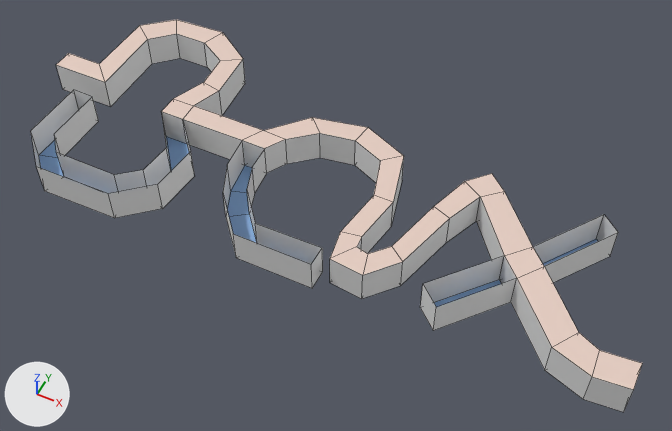
The FBX model Assets/Models/baxtext.fbx: old version first, new version second.
One viewpoint serves both versions: a 50 mm lens placed at (0.1003, -0.1472, 0.1923), pointed at (0.0208, 0.0119, -0.0065). Every picture has the same lights, and +X, +Y and +Z are marked at lower left. Mesh edges are drawn as thin lines. Where no turn or scale is listed for an object, it has been applied to the vertices.

The older version as bpy lines, for what is in view:
```python
me_bax_text = bpy.data.meshes.new('bax-text')
me_bax_text.from_pydata(...)  # 156 vertices, 144 faces; spans x -0.088..0.103, y -0.03..0.046, z -0.003..0.008
# faces by material slot: [38, 80, 26]
me_bax_text.materials.append(mat_titlebottom)  # blue #8db6e7
me_bax_text.materials.append(mat_titleside)  # white #e7e7e7
me_bax_text.materials.append(mat_titletop)  # white #e7cec3
ob_bax_text = bpy.data.objects.new('bax-text', me_bax_text)
ob_bax_text.location = (0.0082, 0.0097, 0.0)
```
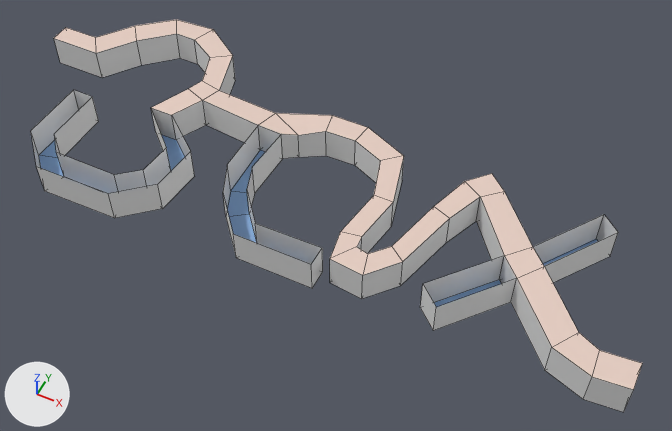
The newer file is also turned or shifted as a whole; pictures and numbers use the older file's frame.

Boxes (x1, y1, x2, y2) around the edits, measured in the pictures (672 x 431 px; the box of a moved part takes in the faces that stretch with it):
part 1 of me_bax_text, moved or reshaped
    before: (56, 19, 368, 192)
    after: (54, 19, 368, 193)

The change in detail:
me_bax_text is used by ob_bax_text; location (0.0082, 0.0097, 0.0).
me_bax_text had 156 vertices, 144 faces and spanned x -0.088..0.103, y -0.03..0.046, z -0.003..0.008.
me_bax_text now has 156 vertices, 145 faces and spans x -0.097..0.103, y -0.03..0.046, z -0.003..0.008.
Part 1, on me_bax_text:
5 faces are deleted.
8 vertices in x -0.05..-0.037, y 0.005..0.046, z -0.003..0.007 move by (-0.004, 0.0, 0.0).
6 vertices in x -0.088..-0.076, y 0.009..0.015, z -0.003..0.007 move by (-0.009, 0.01, 0.0).
4 vertices in x -0.053..-0.047, y 0.005..0.039, z -0.003..0.007 move by (-0.003, 0.0, 0.0).
4 vertices in x -0.019..-0.011, y 0.005, z -0.003..0.007 move by (0.001, 0.008, 0.0).
20 vertices move from x -0.076..0.0, y 0.009..0.037, z -0.003..0.007 to x -0.08..0.001, y 0.015..0.036, z -0.003..0.007.
2 new faces join them, mat_titletop (white #e7cec3).
3 new faces join them, mat_titleside (white #e7e7e7).
1 new face joins them, mat_titlebottom (blue #8db6e7).
